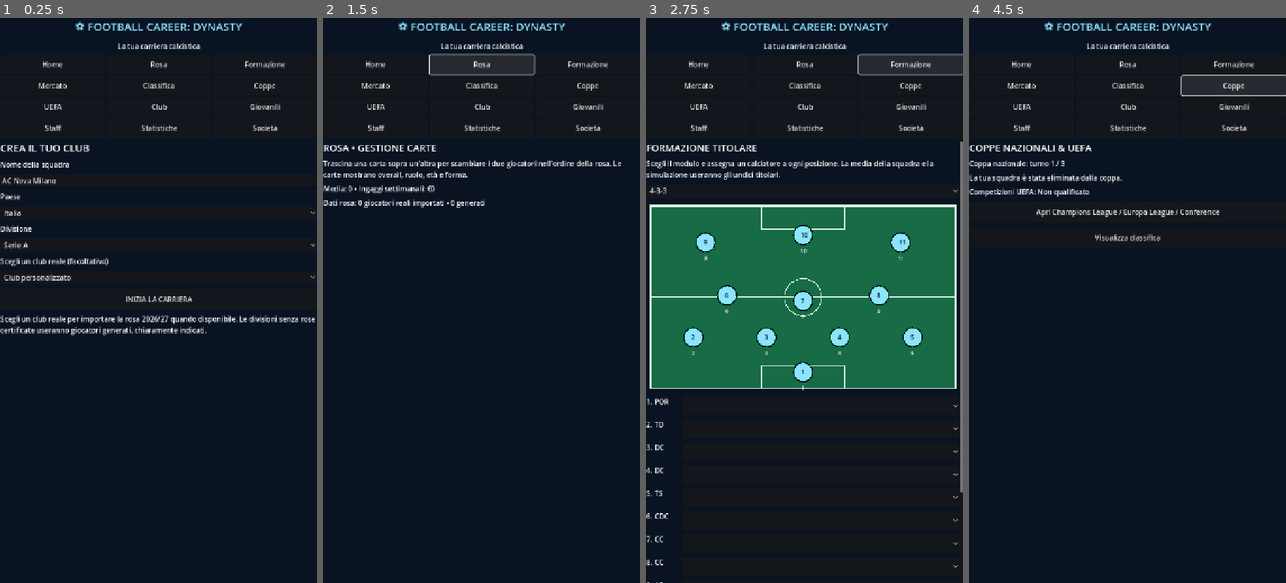
Above: before the commit, frames 1-4 (left to right).
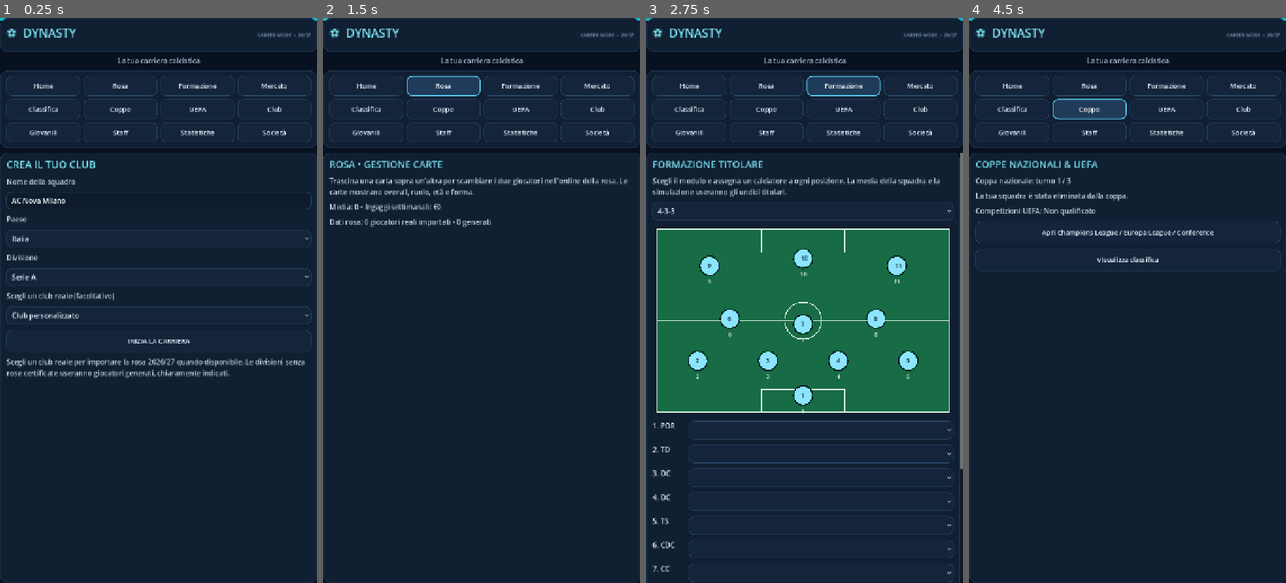
Above: after the commit, the same moments.

Repository: chat60216-debug/football-manager-
Game: Godot game, scene res://scenes/main.tscn
Same seed, same stepped clock (60 frames per second), same inputs: the game is played once before the commit and once after it.
Inputs:
- Up to frame 1 (0.25 s): no input
- Up to frame 2 (1.5 s): click "Home" at 0.5 s; click "Rosa" at 1.25 s
- Up to frame 3 (2.75 s): click "Formazione" at 2 s
- Up to frame 4 (4.5 s): click "Mercato" at 2.75 s; click "Classifica" at 3.5 s; click "Coppe" at 4.25 s

The runs differ from the first frame. In frame 1, 29% of the frame differs, in the area x 0-100%, y 0-100%; in frame 2, 17%; in frame 3, 50%; in frame 4, 22%.

Commit message:
Polish mobile UI with Dynasty theme and navigation layout

Diff:
--- a/scripts/game.gd
+++ b/scripts/game.gd
@@ -69,35 +69,125 @@
 	else:
 		_show_setup()
 
+func _make_dynasty_theme() -> Theme:
+	var game_theme := Theme.new()
+	game_theme.default_font_size = 16
+	game_theme.set_color("font_color", "Label", Color("#e8f0fb"))
+	game_theme.set_color("font_color", "Button", Color("#eaf4ff"))
+	game_theme.set_color("font_hover_color", "Button", Color("#ffffff"))
+	game_theme.set_color("font_pressed_color", "Button", Color("#ffffff"))
+	game_theme.set_color("font_disabled_color", "Button", Color("#718096"))
+	game_theme.set_font_size("font_size", "Button", 15)
+	game_theme.set_font_size("font_size", "Label", 16)
+	var normal := StyleBoxFlat.new()
+	normal.bg_color = Color("#14243a")
+	normal.border_color = Color("#294563")
+	normal.set_border_width_all(1)
+	normal.set_corner_radius_all(12)
+	normal.content_margin_left = 12
+	normal.content_margin_right = 12
+	normal.content_margin_top = 9
+	normal.content_margin_bottom = 9
+	var hover := StyleBoxFlat.new()
+	hover.bg_color = Color("#203b59")
+	hover.border_color = Color("#54c7e8")
+	hover.set_border_width_all(2)
+	hover.set_corner_radius_all(12)
+	hover.content_margin_left = 12
+	hover.content_margin_right = 12
+	hover.content_margin_top = 9
+	hover.content_margin_bottom = 9
+	var pressed := StyleBoxFlat.new()
+	pressed.bg_color = Color("#087f8c")
+	pressed.border_color = Color("#70e1ed")
+	pressed.set_border_width_all(1)
+	pressed.set_corner_radius_all(12)
+	pressed.content_margin_left = 12
+	pressed.content_margin_right = 12
+	pressed.content_margin_top = 9
+	pressed.content_margin_bottom = 9
+	for control_type in ["Button", "OptionButton"]:
+		game_theme.set_stylebox("normal", control_type, normal)
+		game_theme.set_stylebox("hover", control_type, hover)
+		game_theme.set_stylebox("pressed", control_type, pressed)
+		game_theme.set_stylebox("focus", control_type, hover)
+	var field := StyleBoxFlat.new()
+	field.bg_color = Color("#0d1b2c")
+	field.border_color = Color("#35516d")
+	field.set_border_width_all(1)
+	field.set_corner_radius_all(10)
+	field.content_margin_left = 12
+	field.content_margin_right = 12
+	field.content_margin_top = 8
+	field.content_margin_bottom = 8
+	game_theme.set_stylebox("normal", "LineEdit", field)
+	game_theme.set_stylebox("focus", "LineEdit", hover)
+	game_theme.set_color("font_color", "LineEdit", Color("#f3f7ff"))
+	game_theme.set_color("font_placeholder_color", "LineEdit", Color("#8193aa"))
+	var panel := StyleBoxFlat.new()
+	panel.bg_color = Color("#101f32")
+	panel.border_color = Color("#243d59")
+	panel.set_border_width_all(1)
+	panel.set_corner_radius_all(16)
+	panel.content_margin_left = 14
+	panel.content_margin_right = 14
+	panel.content_margin_top = 12
+	panel.content_margin_bottom = 12
+	game_theme.set_stylebox("panel", "PanelContainer", panel)
+	return game_theme
+
 func _build_shell() -> void:
 	for child in get_children():
 		child.queue_free()
 	var bg := ColorRect.new()
-	bg.color = Color("#091321")
+	bg.color = Color("#07111f")
 	bg.set_anchors_and_offsets_preset(Control.PRESET_FULL_RECT)
 	add_child(bg)
+	var accent := ColorRect.new()
+	accent.color = Color("#18b6c9")
+	accent.set_anchors_and_offsets_preset(Control.PRESET_TOP_WIDE)
+	accent.custom_minimum_size = Vector2(0, 5)
+	add_child(accent)
 	root = VBoxContainer.new()
 	root.set_anchors_and_offsets_preset(Control.PRESET_FULL_RECT)
-	root.add_theme_constant_override("separation", 8)
+	root.add_theme_constant_override("separation", 10)
+	root.theme = _make_dynasty_theme()
 	add_child(root)
+	var masthead := PanelContainer.new()
+	masthead.custom_minimum_size = Vector2(0, 76)
+	root.add_child(masthead)
+	var brand_row := HBoxContainer.new()
+	brand_row.add_theme_constant_override("separation", 10)
+	masthead.add_child(brand_row)
 	var title := Label.new()
-	title.text = "⚽ FOOTBALL CAREER: DYNASTY"
-	title.add_theme_font_size_override("font_size", 25)
-	title.add_theme_color_override("font_color", Color("#8ce5ff"))
-	title.horizontal_alignment = HORIZONTAL_ALIGNMENT_CENTER
-	root.add_child(title)
+	title.text = "⚽  DYNASTY"
+	title.add_theme_font_size_override("font_size", 27)
+	title.add_theme_color_override("font_color", Color("#79e1ed"))
+	title.size_flags_horizontal = Control.SIZE_EXPAND_FILL
+	brand_row.add_child(title)
+	var season_mark := Label.new()
+	season_mark.text = "CAREER MODE  •  26/27"
+	season_mark.add_theme_font_size_override("font_size", 11)
+	season_mark.add_theme_color_override("font_color", Color("#8fa9c4"))
+	season_mark.vertical_alignment = VERTICAL_ALIGNMENT_CENTER
+	brand_row.add_child(season_mark)
 	status_label = Label.new()
 	status_label.text = "La tua carriera calcistica"
 	status_label.horizontal_alignment = HORIZONTAL_ALIGNMENT_CENTER
 	status_label.autowrap_mode = TextServer.AUTOWRAP_WORD_SMART
+	status_label.add_theme_color_override("font_color", Color("#a9bfd5"))
 	root.add_child(status_label)
+	var nav_panel := PanelContainer.new()
+	root.add_child(nav_panel)
 	var nav := GridContainer.new()
-	nav.columns = 3
-	root.add_child(nav)
+	nav.columns = 4
+	nav.add_theme_constant_override("h_separation", 7)
+	nav.add_theme_constant_override("v_separation", 7)
+	nav_panel.add_child(nav)
 	for tab in ["Home","Rosa","Formazione","Mercato","Classifica","Coppe","UEFA","Club","Giovanili","Staff","Statistiche","Società"]:
 		var b := Button.new()
 		b.text = tab
-		b.custom_minimum_size = Vector2(0, 44)
+		b.custom_minimum_size = Vector2(0, 46)
 		b.size_flags_horizontal = Control.SIZE_EXPAND_FILL
 		b.pressed.connect(func(): _show_tab(tab))
 		nav.add_child(b)
@@ -105,10 +195,14 @@
 	scroll.size_flags_vertical = Control.SIZE_EXPAND_FILL
 	scroll.size_flags_horizontal = Control.SIZE_EXPAND_FILL
 	root.add_child(scroll)
+	var page_panel := PanelContainer.new()
+	page_panel.size_flags_horizontal = Control.SIZE_EXPAND_FILL
+	page_panel.size_flags_vertical = Control.SIZE_EXPAND_FILL
+	scroll.add_child(page_panel)
 	content = VBoxContainer.new()
 	content.size_flags_horizontal = Control.SIZE_EXPAND_FILL
-	content.add_theme_constant_override("separation", 10)
-	scroll.add_child(content)
+	content.add_theme_constant_override("separation", 12)
+	page_panel.add_child(content)
 	ui_built = true
 
 func _clear_content() -> void:
@@ -120,13 +214,19 @@
 	l.text = text_value
 	l.autowrap_mode = TextServer.AUTOWRAP_WORD_SMART
 	l.add_theme_font_size_override("font_size", size)
+	if size >= 22:
+		l.add_theme_color_override("font_color", Color("#79e1ed"))
+	elif size >= 18:
+		l.add_theme_color_override("font_color", Color("#f4f8ff"))
+	else:
+		l.add_theme_color_override("font_color", Color("#c5d4e5"))
 	content.add_child(l)
 	return l
 
 func _button(text_value: String, callback: Callable) -> Button:
 	var b := Button.new()
 	b.text = text_value
-	b.custom_minimum_size = Vector2(0, 48)
+	b.custom_minimum_size = Vector2(0, 50)
 	b.size_flags_horizontal = Control.SIZE_EXPAND_FILL
 	b.pressed.connect(callback)
 	content.add_child(b)
